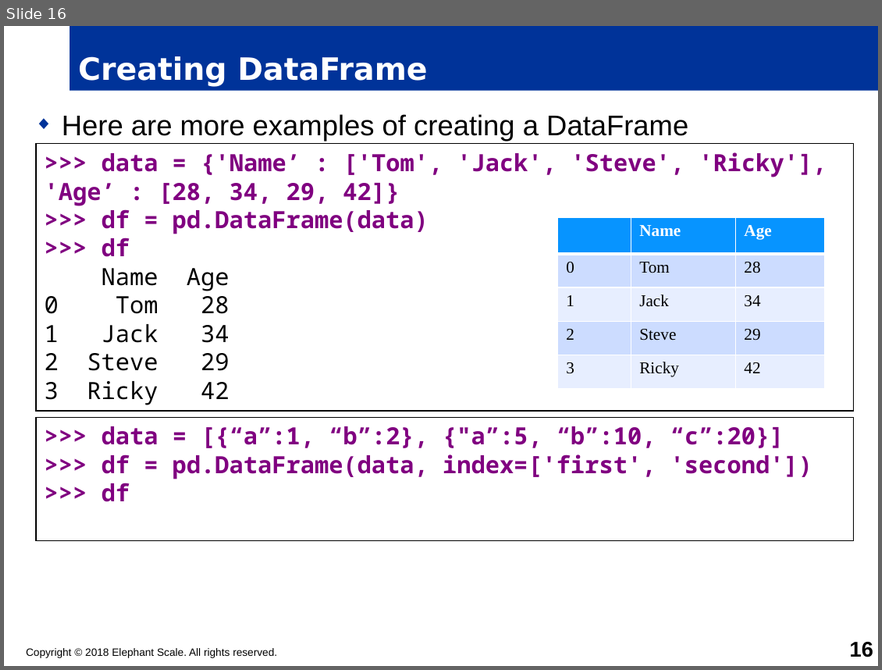
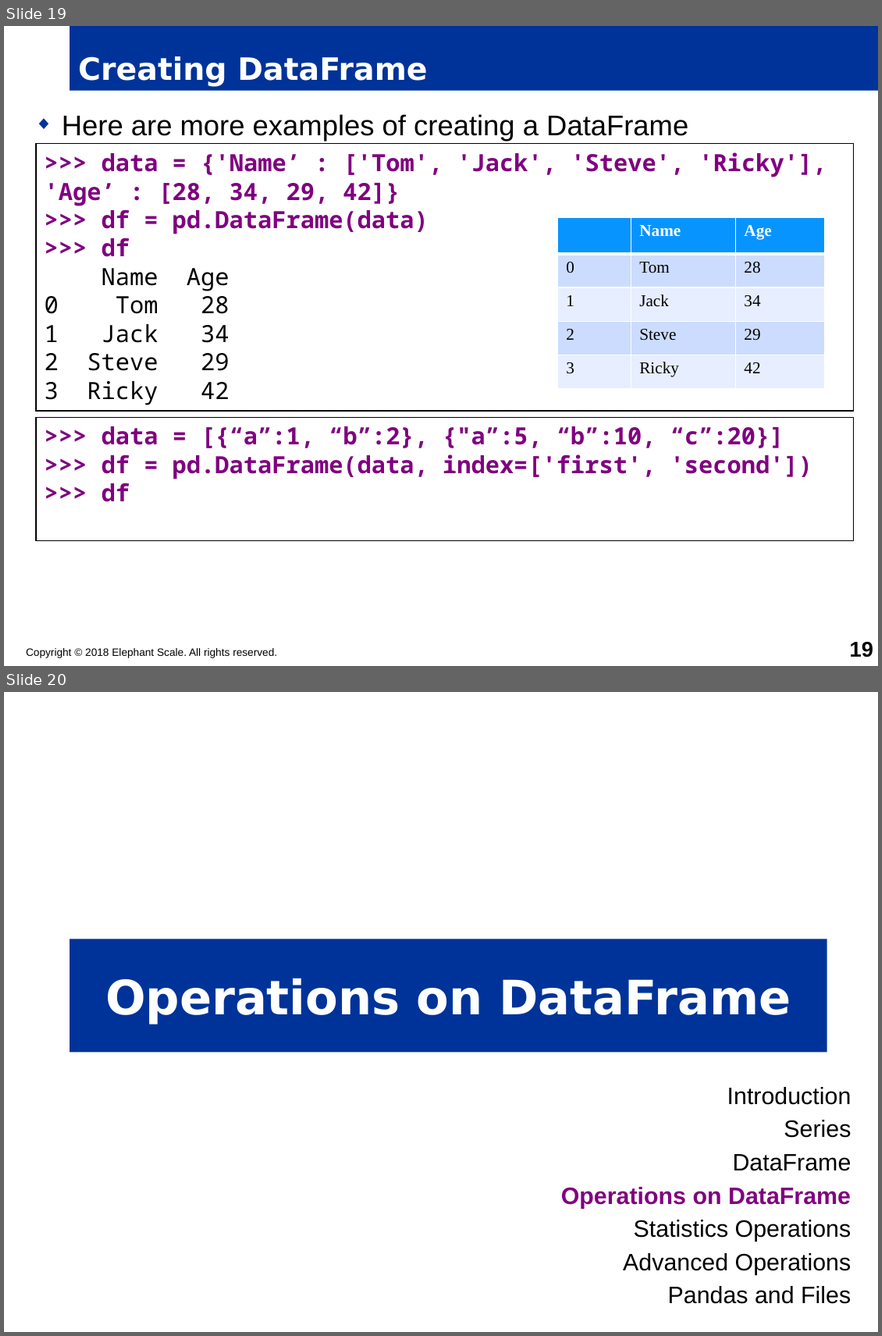
Before and after one commit to timfox456/container-resources, a slide deck: python/python-master/PYTHON-Pandas.pptx. Shown one above the other, each under a label of ours: slide 16 before the commit, slides 19 and 20 after it. The pictures are 882x670 and 882x1336 pixels, drawn with LibreOffice and Linux fonts; fonts in the diff are those of the drawing; background and template pictures are left out. Boxes give left, top, right and bottom in pixels: in the first picture for what was removed or moved away, otherwise in the second. Text is boxed around its words. In the diff, an @@ line names an element or a change of style, - is before the commit and + after.

Commit message:
PYTHON : Title slides updated [1]
PYTHON : Title slides updated[1]

```diff
--- a/python/python-master/PYTHON-Pandas.pptx
+++ b/python/python-master/PYTHON-Pandas.pptx
@@ slide 20 added at [4, 692, 878, 1332], background #FFFFFF @@
@@ title added at [70, 938, 826, 1052], fill #003399, 40 pt, text #FFFFFF, bold @@
+Operations on DataFrame
@@ text added at [561, 1087, 851, 1304], 20 pt, text #000000 @@
+  Introduction
+  Series
+  DataFrame
+  Operations on DataFrame
+  Statistics Operations
+  Advanced Operations
+  Pandas and Files
@@ what was slide 16 is now slide 19 @@
@@ page number at [850, 641, 873, 657]: text changed @@
-16
+19
```
Also in this commit, not shown: 2 slides changed, 5 other slides added, 3 other files.
